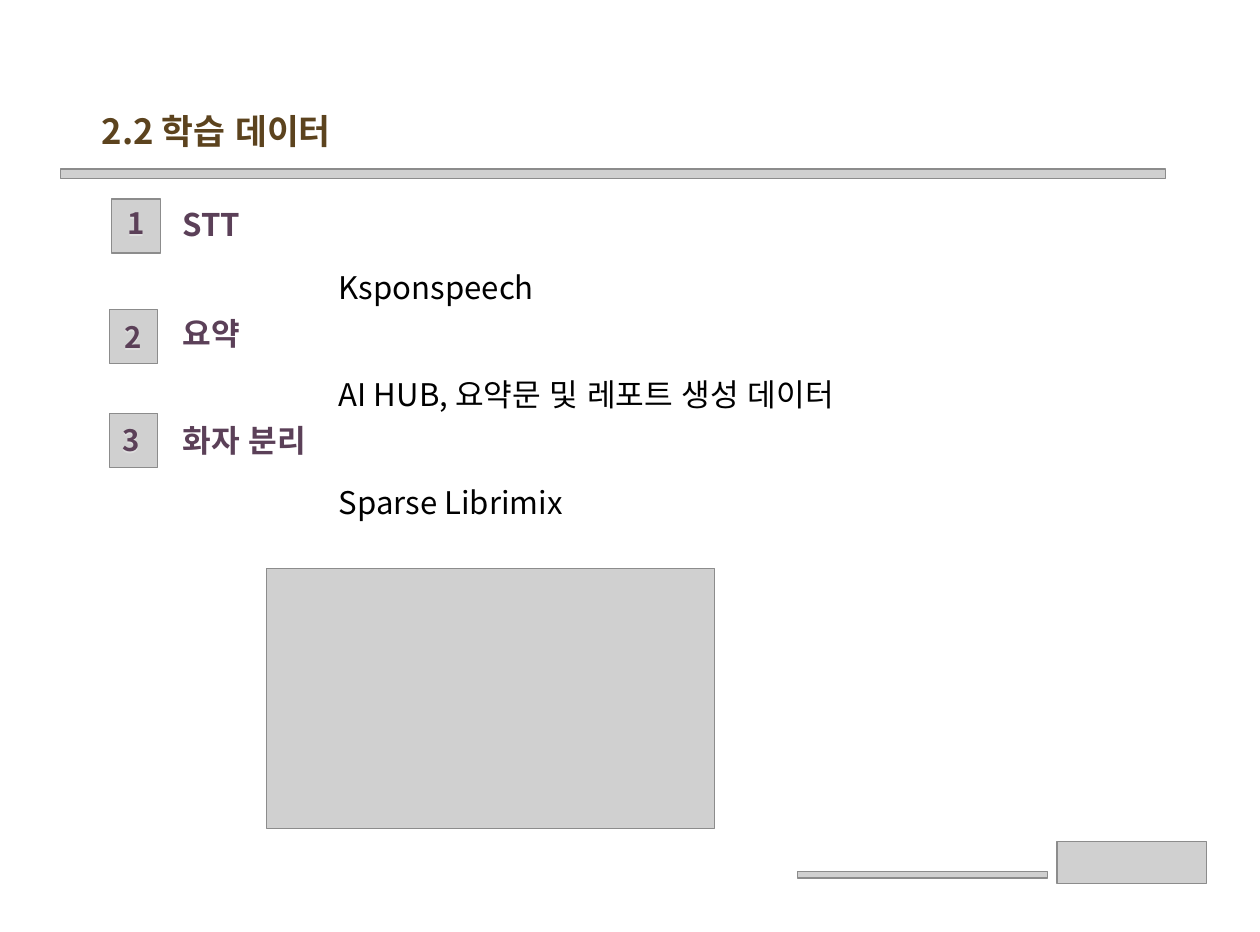
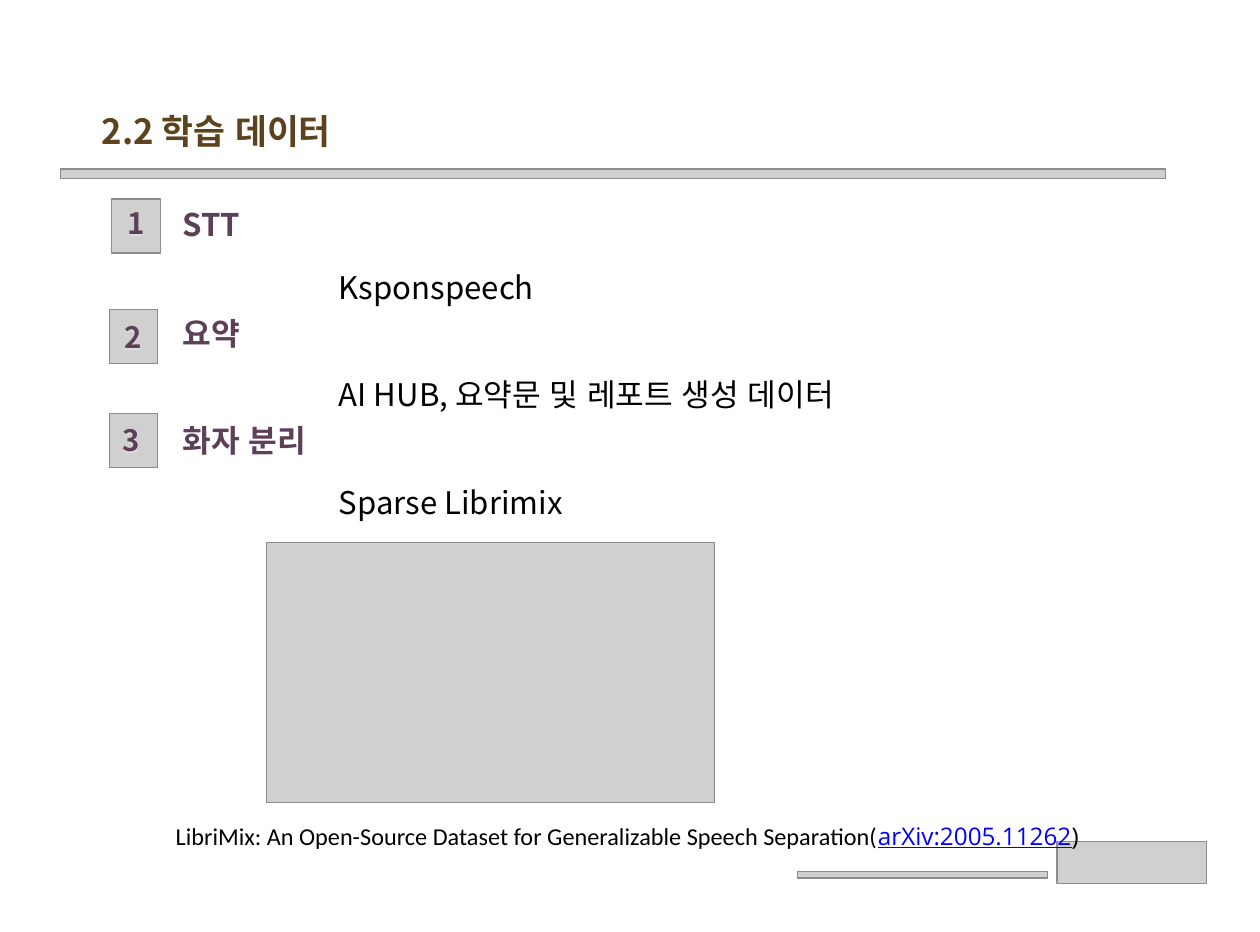
Before and after one commit to wonchul98/audio-to-summary, a slide deck: slide 12 of ppt/0324_2조 프로젝트 주제 발표.pptx (slide 10 before the commit). Drawn at 1260x932 pixels with LibreOffice and Linux fonts; fonts in the diff are those of the drawing; grey boxes stand for pictures; background and template pictures are left out. Boxes give left, top, right and bottom in pixels: in the first picture for what was removed or moved away, otherwise in the second. Text is boxed around its words. In the diff, an @@ line names an element or a change of style, - is before the commit and + after.

Commit message:
ppt commit

```diff
--- a/ppt/0324_2조 프로젝트 주제 발표.pptx
+++ b/ppt/0324_2조 프로젝트 주제 발표.pptx
@@ picture: place and size @@
-picture at (267,568,715,829)
+picture at (267,543,715,804)
@@ text added at (176,827,1079,851), 14 pt, text #000000 @@
+LibriMix: An Open-Source Dataset for Generalizable Speech Separation(arXiv:2005.11262)
```
Also in this commit, not shown: 2 other slides changed, 2 slides added, 2 other files.
